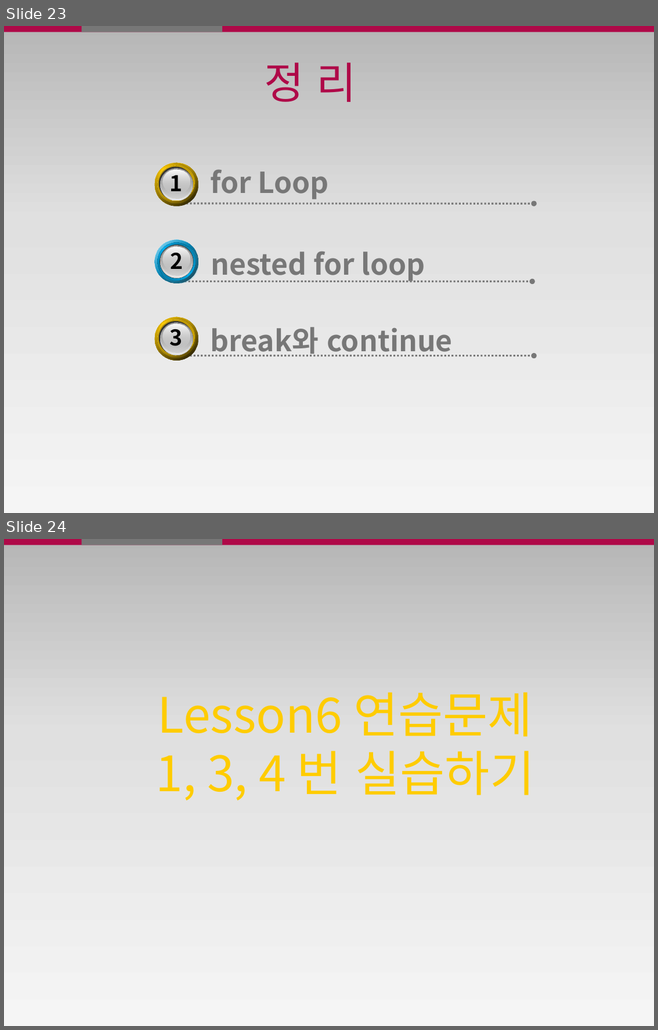
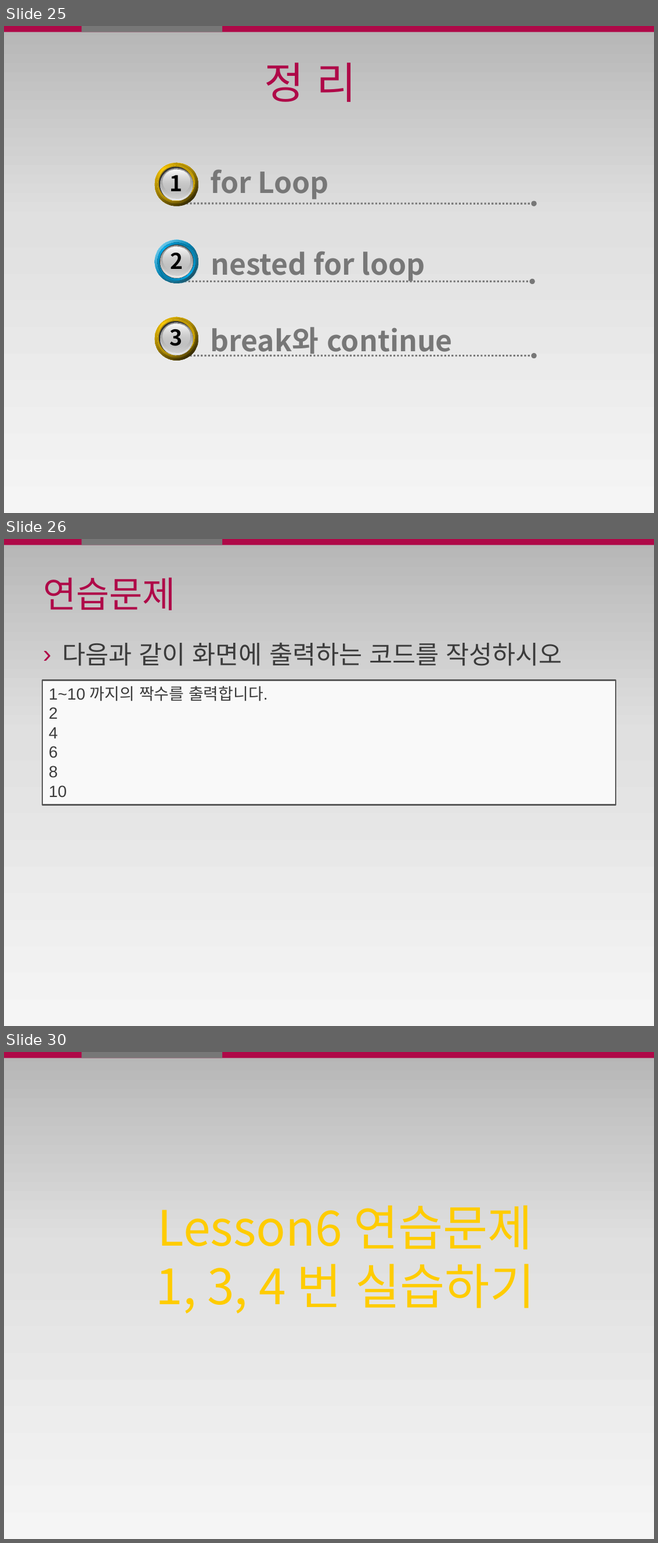
Before and after one commit to JoshWorld/java_ppt, a slide deck: 4일차/4일 1강 반복문 for (Lesson6).pptx. Shown one above the other, each under a label of ours: slides 23 and 24 before the commit, slides 25, 26 and 30 after it; the slides between them are not shown. The pictures are 658x1030 and 658x1543 pixels, drawn with LibreOffice and Linux fonts; fonts in the diff are those of the drawing. Boxes give left, top, right and bottom in pixels: in the first picture for what was removed or moved away, otherwise in the second. Text is boxed around its words. In the diff, an @@ line names an element or a change of style, - is before the commit and + after.

```diff
--- a/4일차/4일 1강 반복문 for (Lesson6).pptx
+++ b/4일차/4일 1강 반복문 for (Lesson6).pptx
@@ slide 26 added at (4, 539, 654, 1026), background gradient #B6B6B6 to #E1E1E1 to #F5F5F5; not listed: 2 template elements that a slide beside it also shows @@
@@ title added at (43, 577, 176, 610), 40 pt, text #AF0948 @@
+연습문제
@@ text added at (62, 643, 561, 666), 28 pt, text #3B3B3B @@
+› 다음과 같이 화면에 출력하는 코드를 작성하시오
@@ rectangle added at (42, 681, 615, 805), fill #F9F9F9, outline #585858 1.5 pt, 18 pt, text #3C3C3C @@
+1~10 까지의 짝수를 출력합니다.
+2
+4
+6
+8
+10
@@ what was slide 23 is now slide 25 @@
@@ what was slide 24 is now slide 30 @@
```
Also in this commit, not shown: 5 other slides added, 1 other file.
